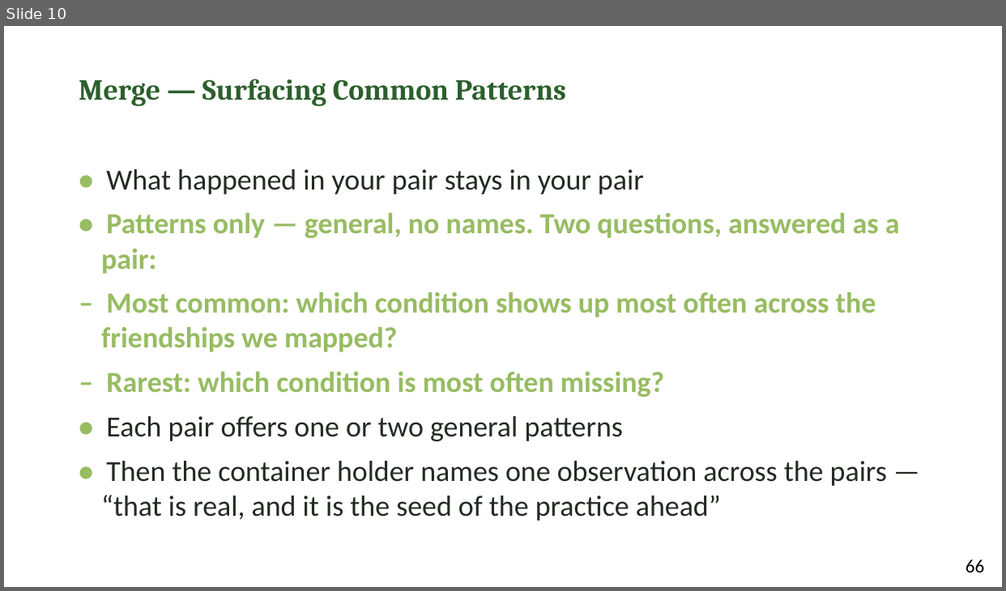
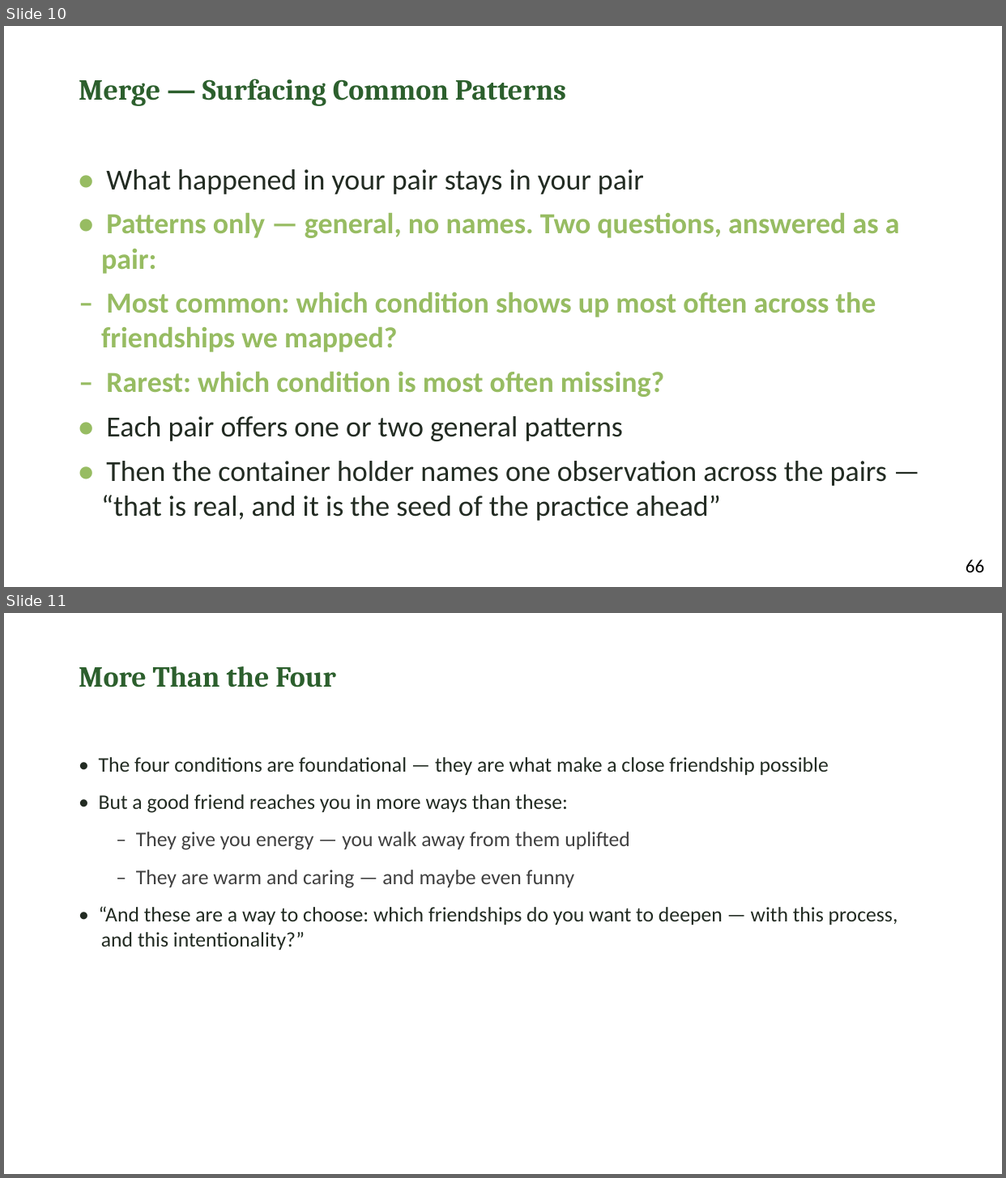
Before and after one commit to jgtittle-ministries/fellowship-of-the-heart-pilot-at-cca-dev, a slide deck: _implementation-notes/evening-series/FotH Evening Session 5 Slides DRAFT v1.pptx. Shown one above the other, each under a label of ours: slide 10 before the commit, slides 10 and 11 after it. The pictures are 1006x591 and 1006x1178 pixels, drawn with LibreOffice and Linux fonts; fonts in the diff are those of the drawing. Boxes give left, top, right and bottom in pixels: in the first picture for what was removed or moved away, otherwise in the second. Text is boxed around its words. In the diff, an @@ line names an element or a change of style, - is before the commit and + after.

```diff
--- a/_implementation-notes/evening-series/FotH Evening Session 5 Slides DRAFT v1.pptx
+++ b/_implementation-notes/evening-series/FotH Evening Session 5 Slides DRAFT v1.pptx
@@ slide 11 added at [4,613,1002,1174], background #FFFFFF @@
@@ text added at [79,666,336,688], 28 pt, text #2C5F2D, bold @@
+More Than the Four
@@ text added at [99,757,898,950], 20 pt, text #222B22 @@
+• The four conditions are foundational — they are what make a close friendship possible
+• But a good friend reaches you in more ways than these:
+– They give you energy — you walk away from them uplifted
+– They are warm and caring — and maybe even funny
+• “And these are a way to choose: which friendships do you want to deepen — with this process, and this intentionality?”
```
Also in this commit, not shown: 4 other files.
